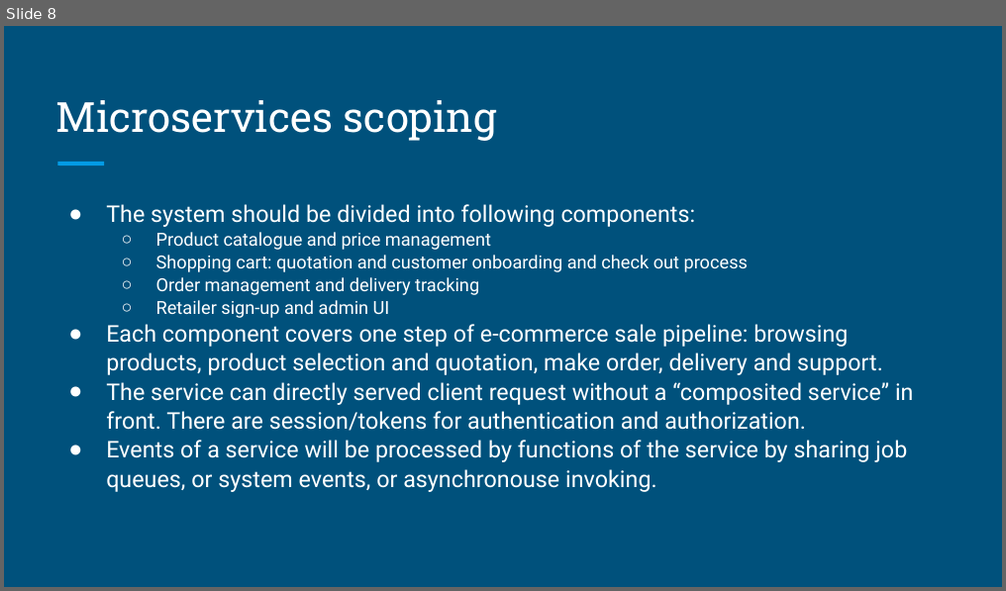
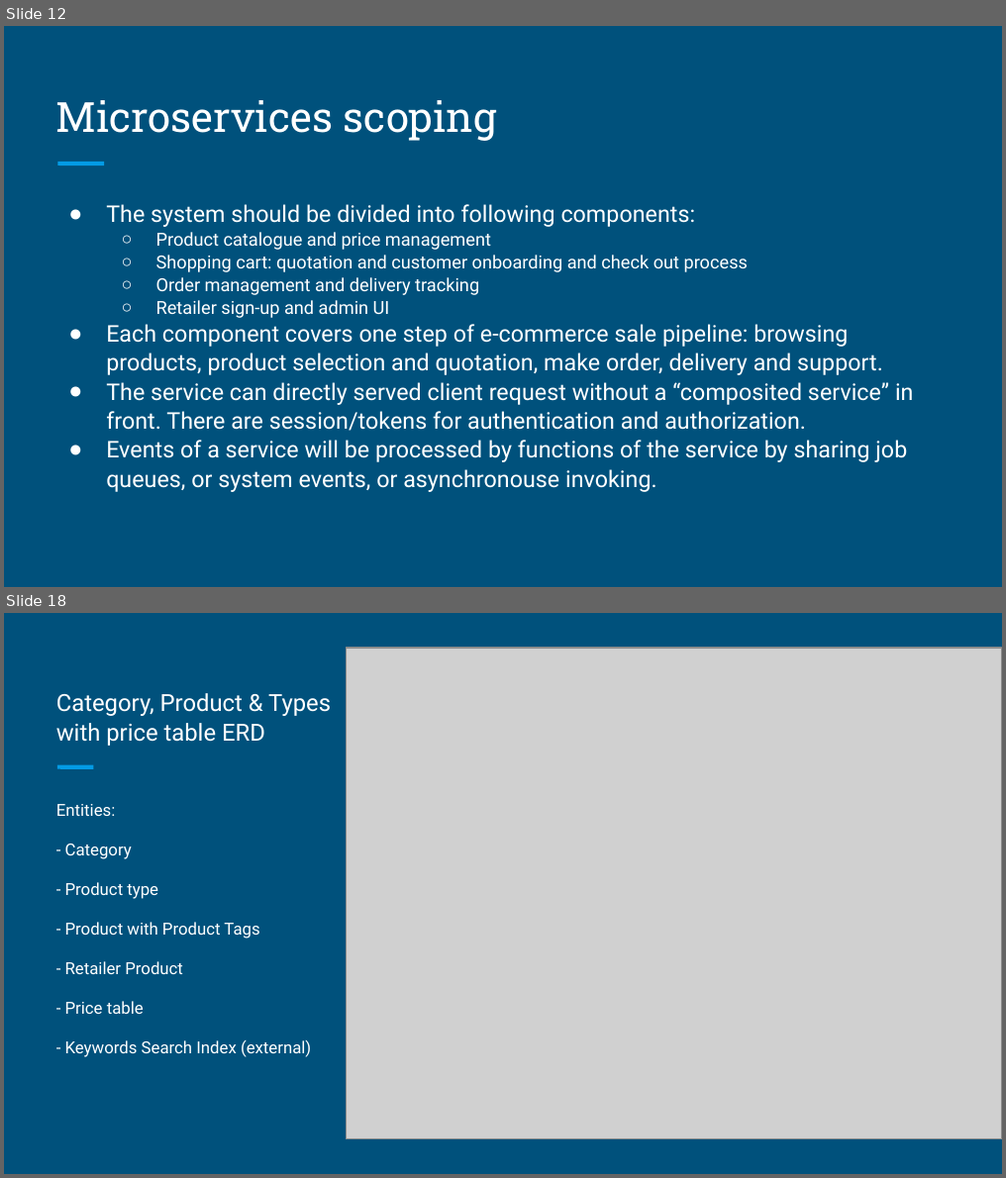
Before and after one commit to myquartz/myq-online-shopping, a slide deck: design/MyQ Online Shopping.odp. Shown one above the other, each under a label of ours: slide 8 before the commit, slides 12 and 18 after it; the slides between them are not shown. The pictures are 1006x591 and 1006x1178 pixels, drawn with LibreOffice and Linux fonts; fonts in the diff are those of the drawing; grey boxes stand for pictures. Boxes give left, top, right and bottom in pixels: in the first picture for what was removed or moved away, otherwise in the second. Text is boxed around its words. In the diff, an @@ line names an element or a change of style, - is before the commit and + after.

```diff
--- a/design/MyQ Online Shopping.odp
+++ b/design/MyQ Online Shopping.odp
@@ slide 18 added at bbox=[4, 613, 1002, 1174], background #00517C @@
@@ picture added at bbox=[347, 648, 1002, 1140] @@
@@ title added at bbox=[56, 693, 331, 746], 17 pt, text #FFFFFF @@
+Category, Product & Types with price table ERD
@@ line added from (57, 766) to (94, 766), #039BE5 3 pt @@
@@ text added at bbox=[56, 804, 311, 1058], 12 pt, text #FFFFFF @@
+Entities:
+- Category
+- Product type
+- Product with Product Tags
+- Retailer Product
+- Price table
+- Keywords Search Index (external)
@@ what was slide 8 is now slide 12 @@
```
Also in this commit, not shown: 2 slides changed, 29 other slides added, 2 other files.
